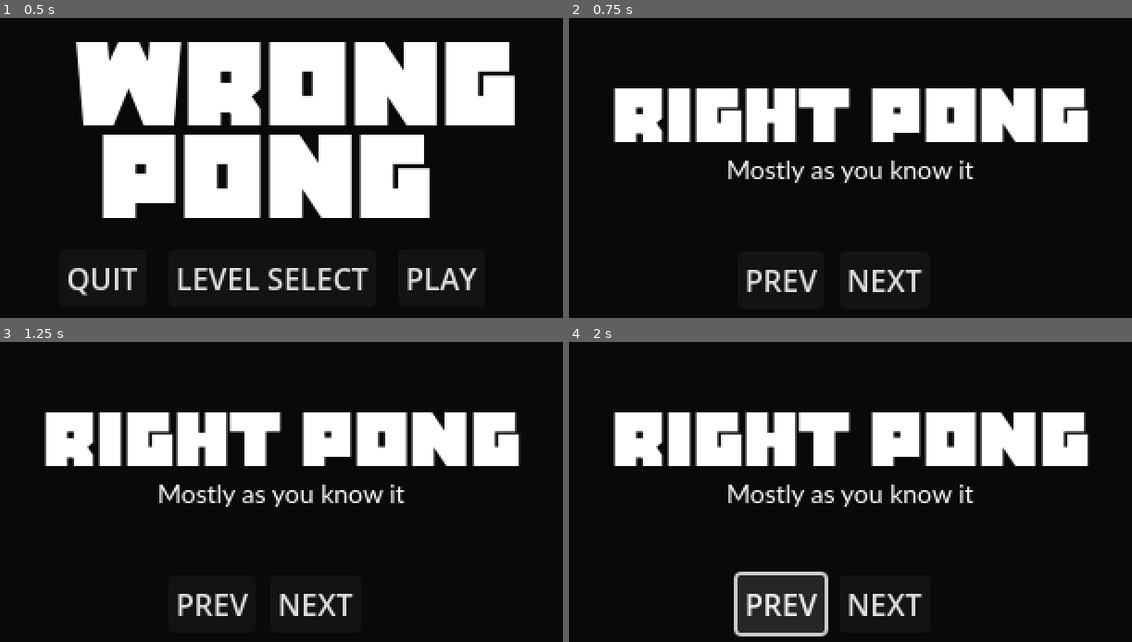
Above: before the commit, frames 1-4 (two rows, left to right).
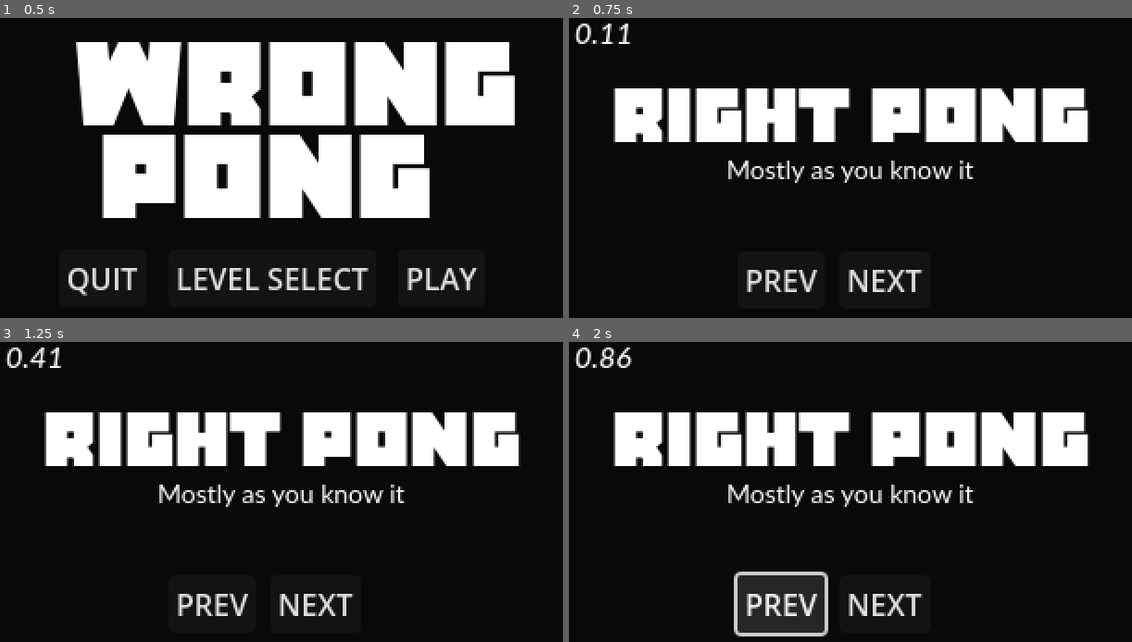
Above: after the commit, the same moments.

Repository: AgainstLightning/wrong_pong
Game: Godot game, scene res://Main.tscn
Two runs of this game, one before a commit and one after it. Both use one fixed random seed, a clock stepped at 60 frames per second and the inputs below. The engine's default icon, where the game draws it, is replaced by a stand-in: a white triangle on a blue panel in a dark square.
Inputs:
- Up to frame 1 (0.5 s): no input
- Up to frame 2 (0.75 s): click "PLAY" at 0.5 s
- Up to frame 3 (1.25 s): no input
- Up to frame 4 (2 s): click "PREV" at 1.25 s

Frame 1 is identical in both runs. In frame 2, 0.3% of the frame differs, in the area x 0-11%, y 1-9%; in frame 3, 0.3%; in frame 4, 0.4%, in the area x 0-12%, y 1-9%.

Commit message:
timer for full play but not individual levels

Diff:
--- a/GameManager.gd
+++ b/GameManager.gd
@@ -3,19 +3,40 @@
 @onready var level_select_packed_scene: PackedScene = preload("res://scenes/LevelSelect.tscn")
 
 var current_level_index = 0
+var total_game_time: float = 0.0
+var timer_wait_time: float = 0.01
+var is_complete = false
+var timer: Timer
+var final_time: float = 0.0
 
 @onready var main_menu_packed_scene = preload("res://scenes/MainMenu.tscn")
+@onready var results_packed_scene = preload("res://scenes/Results.tscn")
+
 @onready var levels = [
 	"res://resources/RightLevel.tres",
 	"res://resources/TopLevel.tres",
 	"res://resources/MultiballLevel.tres",
 	"res://resources/MirrorLevel.tres",
 	"res://resources/Boss.tres",
-	"res://resources/Results.tres"
 ]
 
 func _ready():
 	load_main_menu()
+	setup_timer()
+
+func setup_timer():
+	timer = Timer.new()
+	timer.wait_time = timer_wait_time
+	timer.timeout.connect(_on_timer_timeout)
+	self.add_child(timer)
+
+func start_game():
+	current_level_index = 0
+	load_level()
+	timer.start()
+
+func _on_timer_timeout():
+	total_game_time = (round(total_game_time * 100.0) / 100.0) + timer_wait_time
 
 func load_main_menu():
 	get_tree().change_scene_to_packed(main_menu_packed_scene)
@@ -29,12 +50,23 @@
 	var next_level_index = current_level_index + 1
 	if next_level_index < levels.size():
 		load_level(next_level_index)
+	else:
+		is_complete = true
+		load_results()
 
 func load_prev_level():
 	var prev_level_index = current_level_index - 1
 	if prev_level_index >= 0:
 		load_level(prev_level_index)
 
+func load_results():
+	print("hai")
+	timer.stop()
+	final_time = total_game_time
+	total_game_time = 0.0
+
+	get_tree().change_scene_to_packed(results_packed_scene)
+
 func load_level_select():
 	get_tree().change_scene_to_packed(level_select_packed_scene)
 
--- a/scenes/LevelSelect.gd
+++ b/scenes/LevelSelect.gd
@@ -13,7 +13,8 @@
 		grid_container.add_child(level_button)
 
 
-func _on_return_btn_pressed(i):
+func _on_return_btn_pressed():
+	print("toggled")
 	GameManager.load_main_menu()
 
 func _on_level_btn_pressed(level_index):
--- a/scenes/MainMenu.gd
+++ b/scenes/MainMenu.gd
@@ -4,7 +4,7 @@
 	pass
 
 func _on_play_btn_pressed():
-	GameManager.load_level(0)
+	GameManager.start_game()
 
 func _on_quit_btn_pressed():
 	GameManager.quit()
--- /dev/null
+++ b/scenes/Results.gd
@@ -0,0 +1,14 @@
+extends Node2D
+
+@onready var time = $UI/Time
+@onready var menu_btn = $UI/MenuBtn
+@onready var quit_btn = $UI/QuitBtn
+
+func _ready():
+	time.text = "[center]" + str(GameManager.final_time)
+
+func _on_menu_btn_pressed():
+	GameManager.load_main_menu()
+
+func _on_quit_btn_pressed():
+	GameManager.quit()
--- /dev/null
+++ b/scenes/Results.tscn
@@ -0,0 +1,63 @@
+[gd_scene load_steps=5 format=3 uid="uid://c51xrcrmo6yyq"]
+
+[ext_resource type="FontFile" uid="uid://ewknk83eaytj" path="res://resources/fonts/lato/Lato-MediumItalic.ttf" id="1_0airi"]
+[ext_resource type="Script" path="res://scenes/Results.gd" id="1_jteum"]
+[ext_resource type="FontFile" uid="uid://cym8t5tsbeead" path="res://resources/fonts/eclipse-v2/Eclipse.otf" id="3_lj3dp"]
+[ext_resource type="FontFile" uid="uid://c5f2400xn2vc7" path="res://resources/fonts/lato/Lato-Regular.ttf" id="4_36wnc"]
+
+[node name="Results" type="Node2D"]
+script = ExtResource("1_jteum")
+
+[node name="UI" type="Control" parent="."]
+layout_mode = 3
+anchors_preset = 0
+offset_right = 40.0
+offset_bottom = 40.0
+
+[node name="Time" type="RichTextLabel" parent="UI"]
+layout_mode = 0
+offset_left = 72.0
+offset_top = 74.0
+offset_right = 235.0
+offset_bottom = 141.0
+theme_override_fonts/normal_font = ExtResource("1_0airi")
+theme_override_font_sizes/normal_font_size = 38
+bbcode_enabled = true
+text = "[center]99.99"
+
+[node name="MenuBtn" type="Button" parent="UI"]
+offset_left = 130.0
+offset_top = 137.0
+offset_right = 234.0
+offset_bottom = 168.0
+text = "MAIN MENU"
+
+[node name="QuitBtn" type="Button" parent="UI"]
+offset_left = 75.0
+offset_top = 137.0
+offset_right = 122.0
+offset_bottom = 168.0
+text = "QUIT"
+
+[node name="RichTextLabel" type="RichTextLabel" parent="UI"]
+layout_mode = 0
+offset_right = 320.0
+offset_bottom = 52.0
+theme_override_fonts/normal_font = ExtResource("3_lj3dp")
+theme_override_font_sizes/normal_font_size = 38
+bbcode_enabled = true
+text = "[center]Results"
+
+[node name="RichTextLabel2" type="RichTextLabel" parent="UI"]
+layout_mode = 0
+offset_left = 1.0
+offset_top = 43.0
+offset_right = 321.0
+offset_bottom = 66.0
+theme_override_fonts/normal_font = ExtResource("4_36wnc")
+theme_override_font_sizes/normal_font_size = 14
+bbcode_enabled = true
+text = "[center] But can you do better?"
+
+[connection signal="pressed" from="UI/MenuBtn" to="." method="_on_menu_btn_pressed"]
+[connection signal="pressed" from="UI/QuitBtn" to="." method="_on_quit_btn_pressed"]
--- a/scenes/levels/Base.gd
+++ b/scenes/levels/Base.gd
@@ -2,12 +2,18 @@
 
 @onready var display_name_text = $DisplayNameText
 @onready var subtitle_text = $SubtitleText
+@onready var timer_text = $TimerText
 
 func _ready():
 	var level_data: LevelData = load(GameManager.levels[GameManager.current_level_index])
 	display_name_text.text = "[center]" + level_data.display_name
 	subtitle_text.text = "[center]" + level_data.subtitle
 
+func _process(delta):
+	if GameManager.total_game_time > 0.00:
+		timer_text.show()
+		timer_text.text = str(GameManager.total_game_time).pad_decimals(2)
+
 func _on_next_btn_pressed():
 	GameManager.load_next_level()
 
--- a/scenes/levels/Base.tscn
+++ b/scenes/levels/Base.tscn
@@ -1,8 +1,9 @@
-[gd_scene load_steps=4 format=3 uid="uid://cox73cosq7pjx"]
+[gd_scene load_steps=5 format=3 uid="uid://cox73cosq7pjx"]
 
 [ext_resource type="Script" path="res://scenes/levels/Base.gd" id="1_nngpx"]
 [ext_resource type="FontFile" uid="uid://cym8t5tsbeead" path="res://resources/fonts/eclipse-v2/Eclipse.otf" id="2_sv51w"]
 [ext_resource type="FontFile" uid="uid://c5f2400xn2vc7" path="res://resources/fonts/lato/Lato-Regular.ttf" id="3_j7bfs"]
+[ext_resource type="FontFile" uid="uid://ewknk83eaytj" path="res://resources/fonts/lato/Lato-MediumItalic.ttf" id="4_snxhb"]
 
 [node name="BaseLevel" type="Node2D"]
 script = ExtResource("1_nngpx")
@@ -40,5 +41,15 @@
 bbcode_enabled = true
 text = "[center]Long subtitle to test validity"
 
+[node name="TimerText" type="RichTextLabel" parent="."]
+visible = false
+offset_left = 11.0
+offset_top = 9.0
+offset_right = 57.0
+offset_bottom = 31.0
+theme_override_fonts/normal_font = ExtResource("4_snxhb")
+theme_override_font_sizes/normal_font_size = 16
+text = "21.02"
+
 [connection signal="pressed" from="NextBtn" to="." method="_on_next_btn_pressed"]
 [connection signal="pressed" from="PrevBtn" to="." method="_on_prev_btn_pressed"]
--- a/scenes/levels/Results.gd
+++ /dev/null
@@ -1,15 +0,0 @@
-extends "res://scenes/levels/Base.gd"
-
-@onready var next_btn: Button = $NextBtn
-@onready var prev_btn: Button = $PrevBtn
-
-func _ready():
-	super._ready()
-	next_btn.text = "Main Menu"
-	prev_btn.text = "Quit"
-
-func _on_next_btn_pressed():
-	GameManager.load_main_menu()
-
-func _on_prev_btn_pressed():
-	GameManager.quit()
--- a/scenes/levels/Results.tscn
+++ /dev/null
@@ -1,7 +0,0 @@
-[gd_scene load_steps=3 format=3 uid="uid://0ja6nvfldfbi"]
-
-[ext_resource type="PackedScene" uid="uid://cox73cosq7pjx" path="res://scenes/levels/Base.tscn" id="1_tk67r"]
-[ext_resource type="Script" path="res://scenes/levels/Results.gd" id="2_2hauo"]
-
-[node name="Results" instance=ExtResource("1_tk67r")]
-script = ExtResource("2_2hauo")
